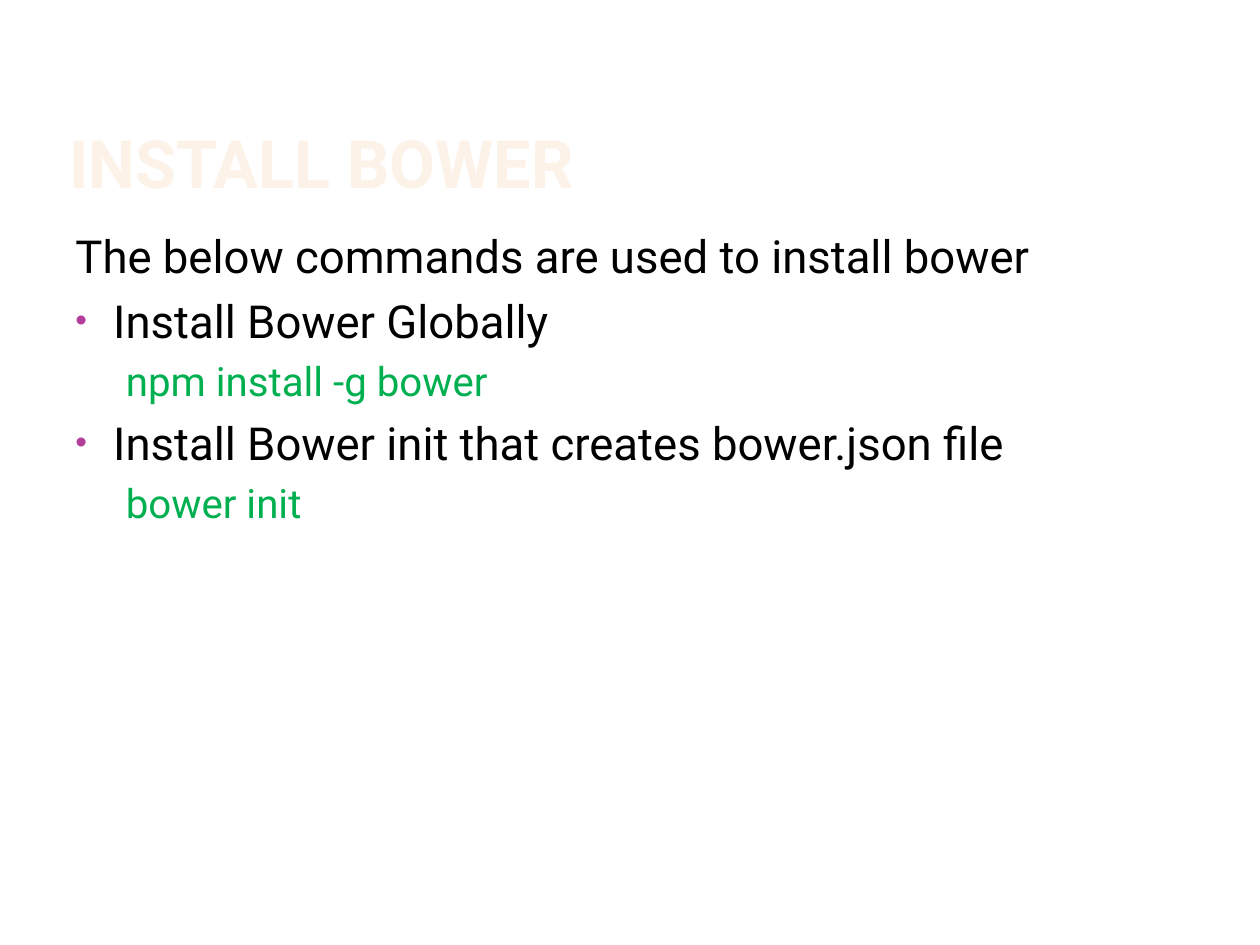
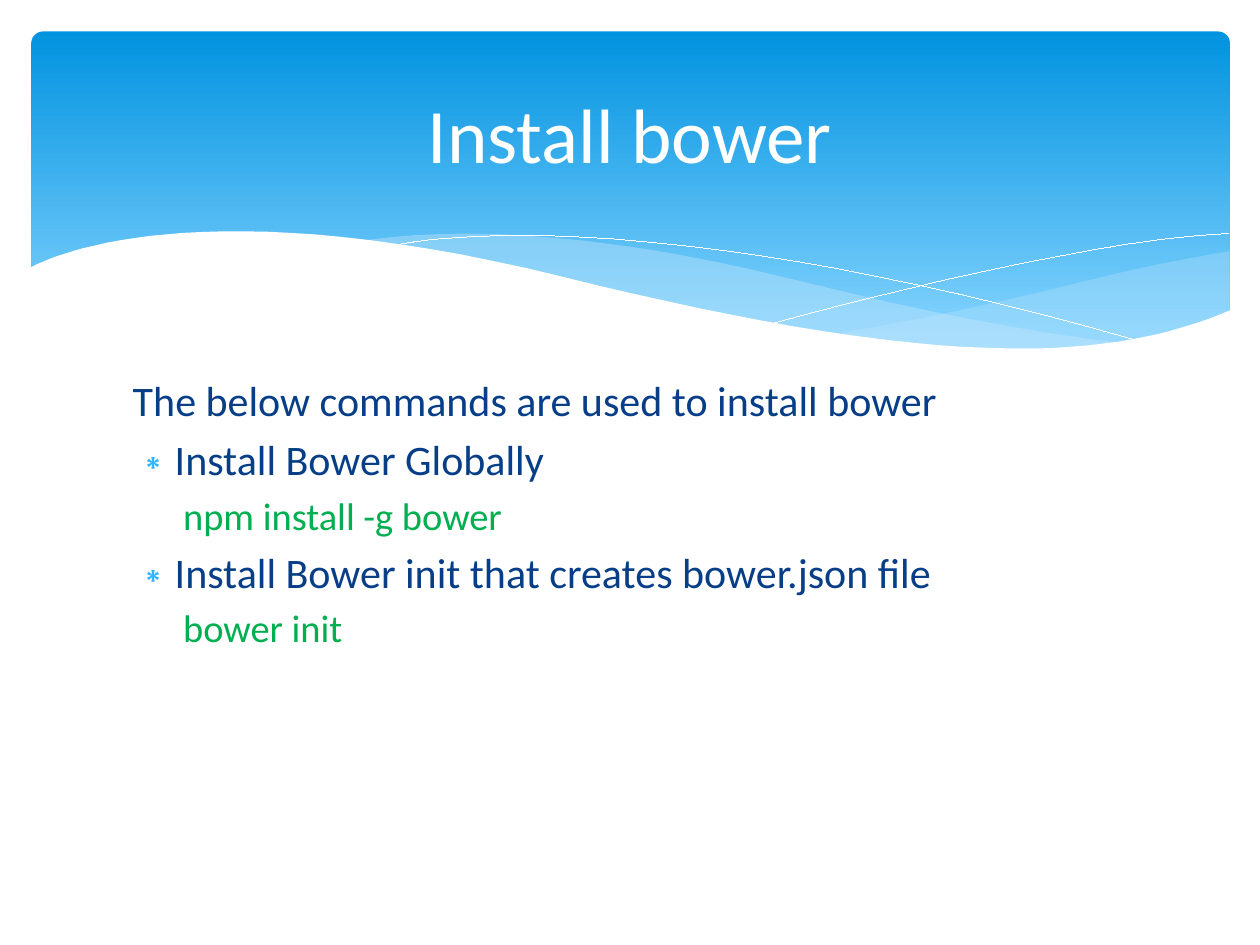
Before and after one commit to sintu-patel/project-scaffolding, a slide deck: slide 11 of dev/docs/Setup Gulp in Front End Project.pptx. Drawn at 1260x945 pixels with LibreOffice and Linux fonts; fonts in the diff are those of the drawing; background and template pictures are left out. Boxes give left, top, right and bottom in pixels: in the first picture for what was removed or moved away, otherwise in the second. Text is boxed around its words. In the diff, an @@ line names an element or a change of style, - is before the commit and + after.

```diff
--- a/dev/docs/Setup Gulp in Front End Project.pptx
+++ b/dev/docs/Setup Gulp in Front End Project.pptx
@@ rounded rectangle added at [32,32,1230,372], fill gradient #0293E0 to #83D3FE @@
@@ title "Install bower" at [428,109,831,164]: vertical alignment bottom to middle @@
@@ title at [428,109,831,164]: text changed; size 38 to 44 pt; font Roboto to Calibri; text colour gradient #FEF7F1 to #FEF3E8 to #FBCF9C to #F9B94C to #FFFFFF; bold off @@
-INSTALL BOWER
+Install bower
@@ group added at [29,232,1231,415]: 5 freeform shapes @@
@@ text "The below commands are used ...": place and size @@
-text "The below commands are used ..." at [75,239,1003,519]
+text "The below commands are used ..." at [133,386,936,643]
@@ text "The below commands are used ..." at [133,386,936,643]: size 26 to 24 pt, text colour #000000 to #073E87 in "The below commands are used to install ...", "Install Bower Globally", "Install Bower init that creates bower.json file"; font Roboto to Calibri; size 23 to 22 pt in "npm install -g bower", "bower init"; less space between paragraphs; bullet • to ∗; bullet colour #B13F9A to #31B6FD @@
```
Also in this commit, not shown: 28 other slides changed.
